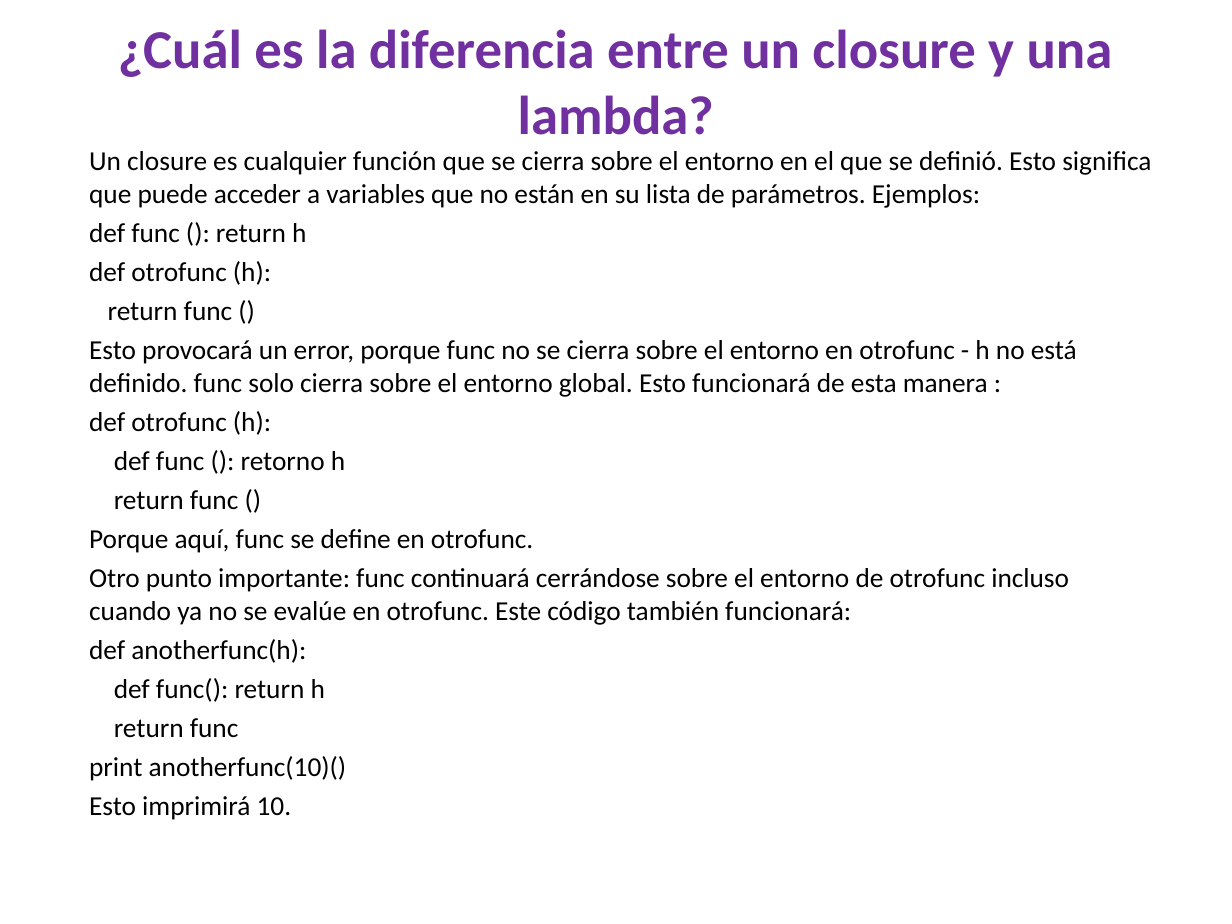
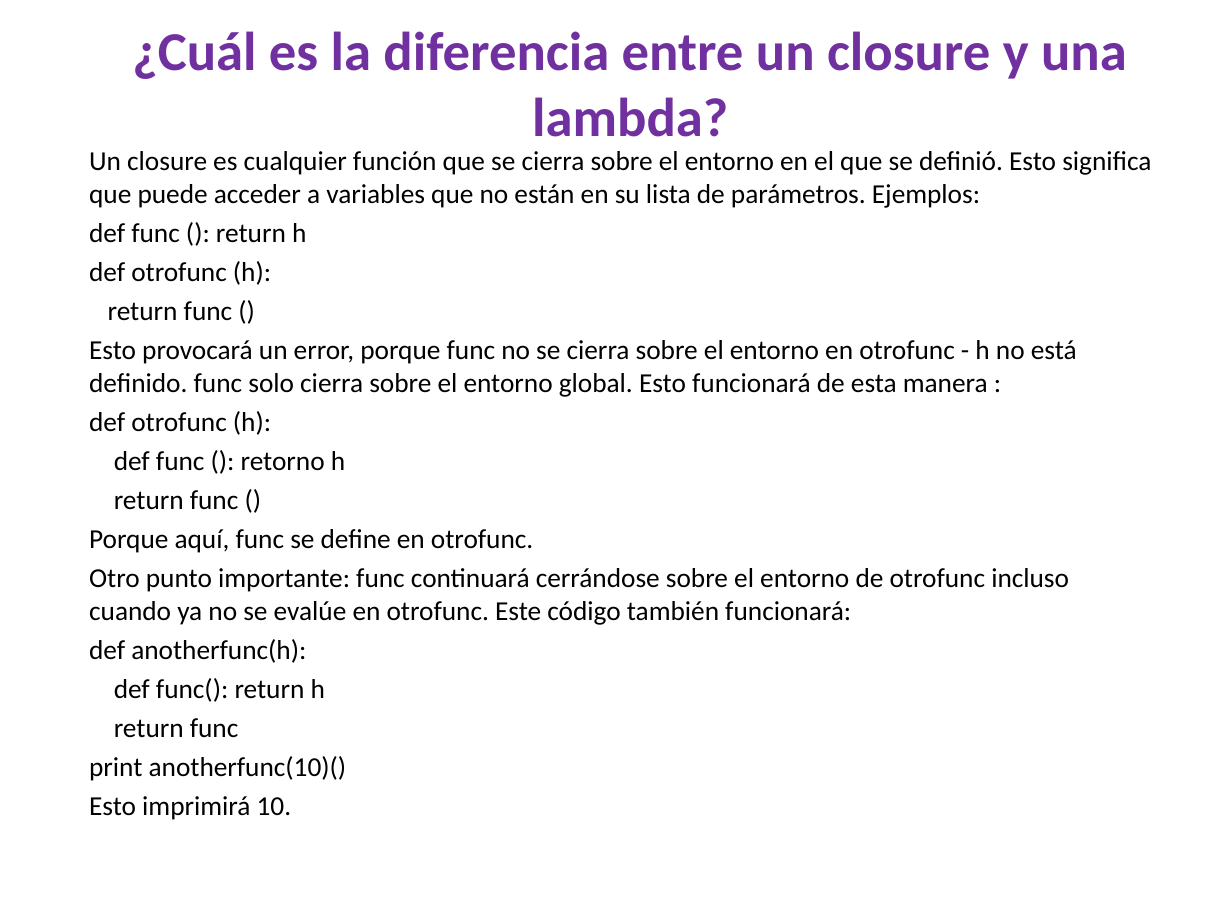
Before and after one commit to emanuelpeg/paradigmaUAP2025, a slide deck: slide 31 of funcional/clase2.pptx. Drawn at 1232x924 pixels with LibreOffice and Linux fonts; fonts in the diff are those of the drawing. Boxes give left, top, right and bottom in pixels: in the first picture for what was removed or moved away, otherwise in the second. Text is boxed around its words. In the diff, an @@ line names an element or a change of style, - is before the commit and + after.

```diff
--- a/funcional/clase2.pptx
+++ b/funcional/clase2.pptx
@@ text "¿Cuál es la diferencia entre ...": place and size @@
-text "¿Cuál es la diferencia entre ..." at [118, 29, 1113, 135]
+text "¿Cuál es la diferencia entre ..." at [132, 31, 1127, 137]
```
Also in this commit, not shown: 2 other files.
